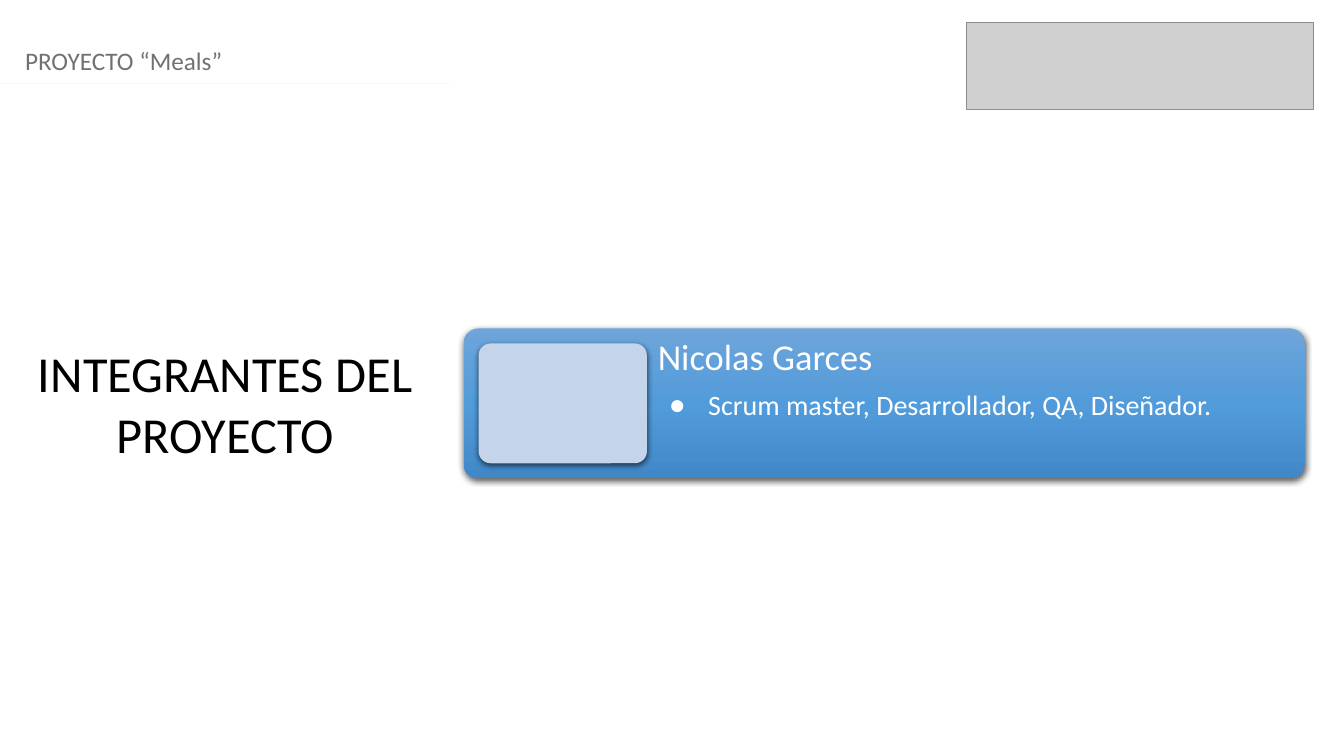
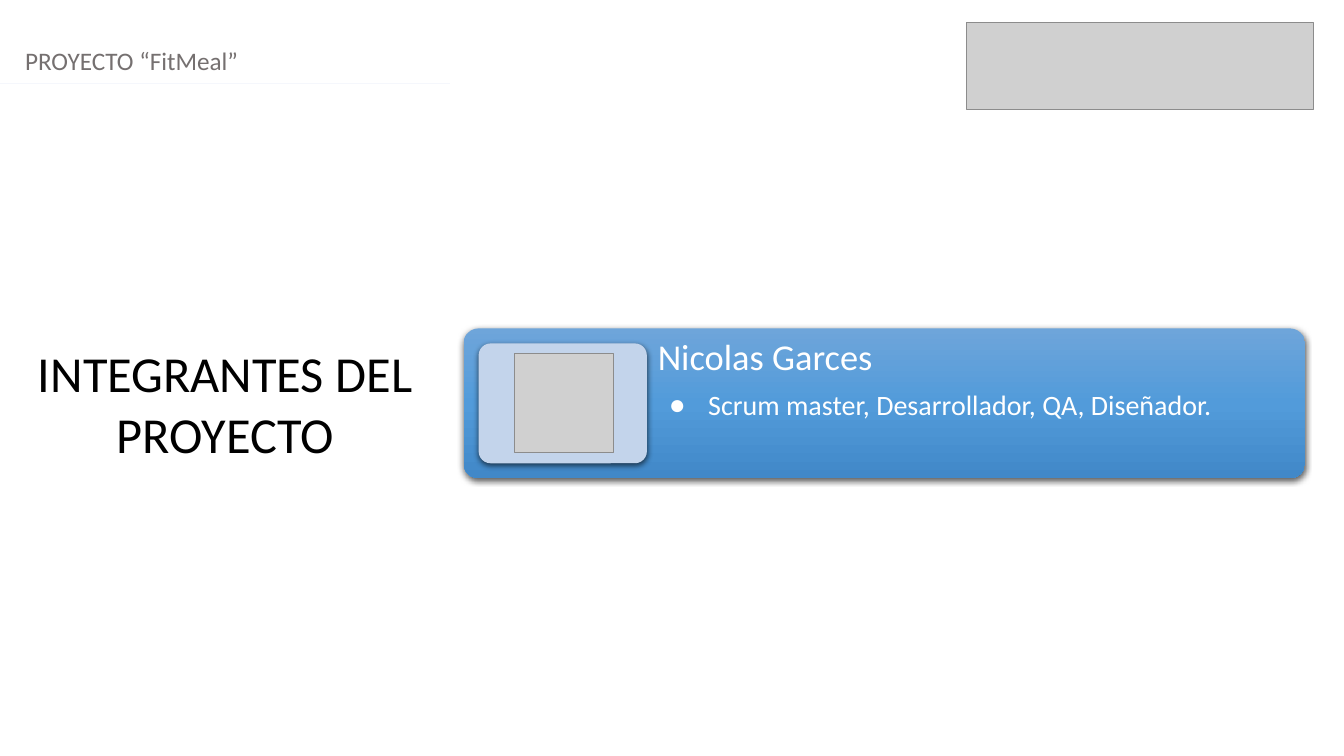
Before and after one commit to NicolasGZ99/Proyecto_APT, a slide deck: slide 2 of Fase2/Formato Presentación final.pptx. Drawn at 1344x756 pixels with LibreOffice and Linux fonts; fonts in the diff are those of the drawing; grey boxes stand for pictures. Boxes give left, top, right and bottom in pixels: in the first picture for what was removed or moved away, otherwise in the second. Text is boxed around its words. In the diff, an @@ line names an element or a change of style, - is before the commit and + after.

```diff
--- a/Fase2/Formato Presentación final.pptx
+++ b/Fase2/Formato Presentación final.pptx
@@ text at (25,52,238,70): text changed @@
-PROYECTO “Meals”
+PROYECTO “FitMeal”
@@ picture added at (514,354,614,454) @@
```
Also in this commit, not shown: 6 other slides changed.
